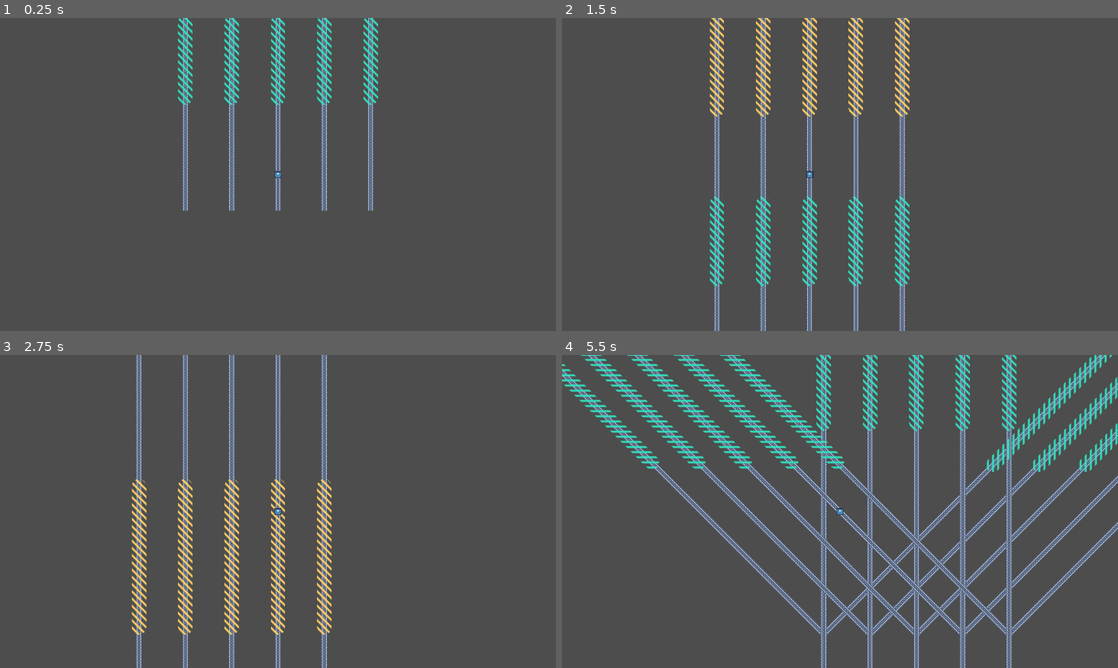
Above: before the commit, frames 1-4 (two rows, left to right).
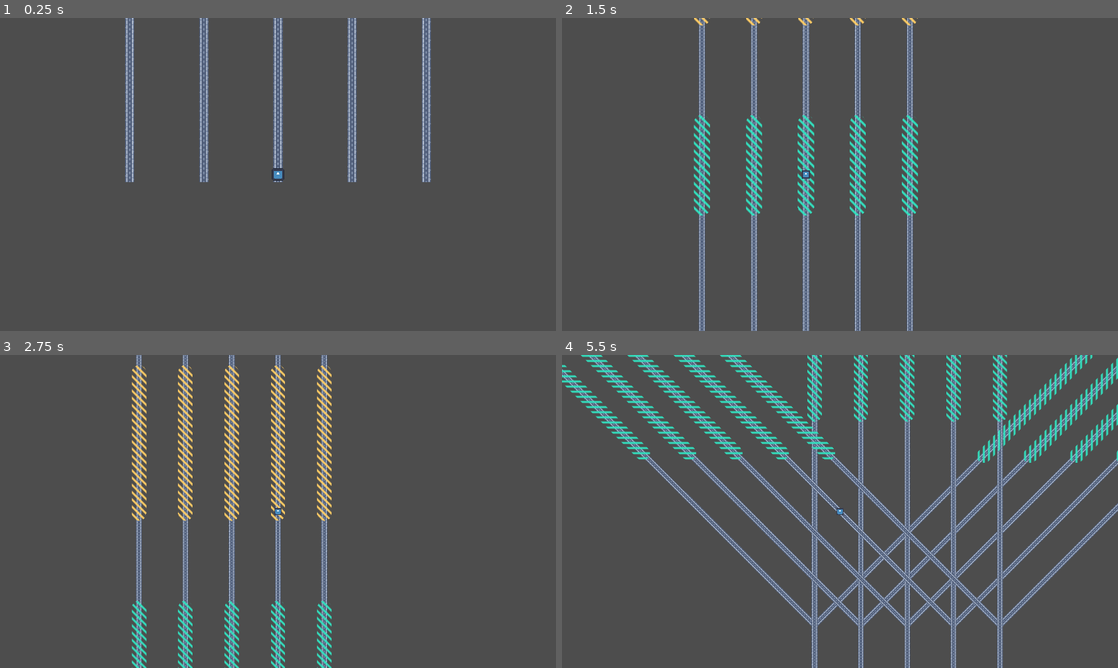
Above: after the commit, the same moments.

Repository: elpozewaunig/LanLinerReconciliation
Game: Godot game, scene res://scenes/main.tscn
Same seed, same stepped clock (60 frames per second), same inputs: the game is played once before the commit and once after it. The engine's default icon, where the game draws it, is replaced by a stand-in: a white triangle on a blue panel in a dark square.
Inputs:
- Up to frame 1 (0.25 s): no input
- Up to frame 2 (1.5 s): hold Right (ui_right) 0.53-1.28 s; hold Left (ui_left) from 1.28 s (still down)
- Up to frame 3 (2.75 s): release Left (ui_left) at 2.03 s; hold Right (ui_right) from 2.03 s (still down)
- Up to frame 4 (5.5 s): release Right (ui_right) at 2.78 s; hold Up (ui_up) 2.78-3.53 s; hold Left (ui_left) from 3.53 s (still down)

The runs differ from the first frame. In frame 1, 7.8% of the frame differs, in the area x 22-78%, y 0-62%; in frame 2, 12%; in frame 3, 7.7%; in frame 4, 25%, in the area x 0-100%, y 0-100%.

Commit message:
Added support for accelerating/slowing sections

Diff:
--- a/scripts/Player.gd
+++ b/scripts/Player.gd
@@ -4,7 +4,11 @@
 @onready var camera = $Camera2D
 @onready var paths = game_manager.get_node("root")
 
-@export var speed : int = 500
+@export var default_speed : int = 500
+@export var slow_speed : int = 300
+@export var fast_speed : int = 700
+var speed = 0
+
 var zoom_fact = 0.001
 var tick_speed = 1
 
@@ -21,11 +25,44 @@
 
 	# Set player to center lane, placing it on the lane's first path
 	current_lane = lane_count/2
-	reparent(paths.get_child(current_lane).get_child(0))
+	reparent(paths.get_child(current_lane).get_node("SChild"))
 
 
 # Called every frame. 'delta' is the elapsed time since the previous frame.
 func _process(delta):
+	# Obtain the speed information of the current path
+	var current_path_data = get_parent().tubele
+	var is_in_section = false
+	for section in current_path_data:
+		# If the player is in a specific section, change its speed accordingly
+		if progress >= section[0] and progress <= section[1]:
+			is_in_section = true
+
+			if section[2] == "speed":
+				speed += delta * 500
+				if speed > fast_speed:
+					speed = fast_speed
+
+			if section[2] == "slow":
+				speed -= delta * 500
+				if speed < slow_speed:
+					speed = slow_speed
+
+	if !is_in_section:
+
+		if speed < default_speed:
+			speed += delta * 500
+			if speed > default_speed:
+				speed = default_speed
+
+		if speed > default_speed:
+			speed -= delta * 500
+			if speed < default_speed:
+				speed = default_speed
+
+	else:
+		is_in_section = false
+
 	# Calculate progress along path according to speed
 	var change = delta * speed * tick_speed
 	var change_ratio  = change / get_parent().curve.get_baked_length()
